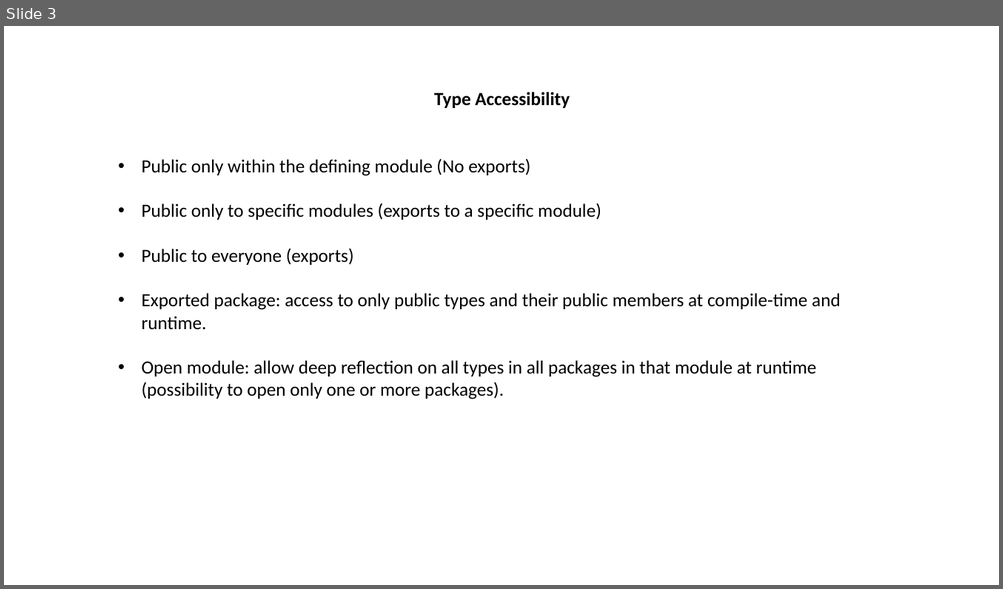
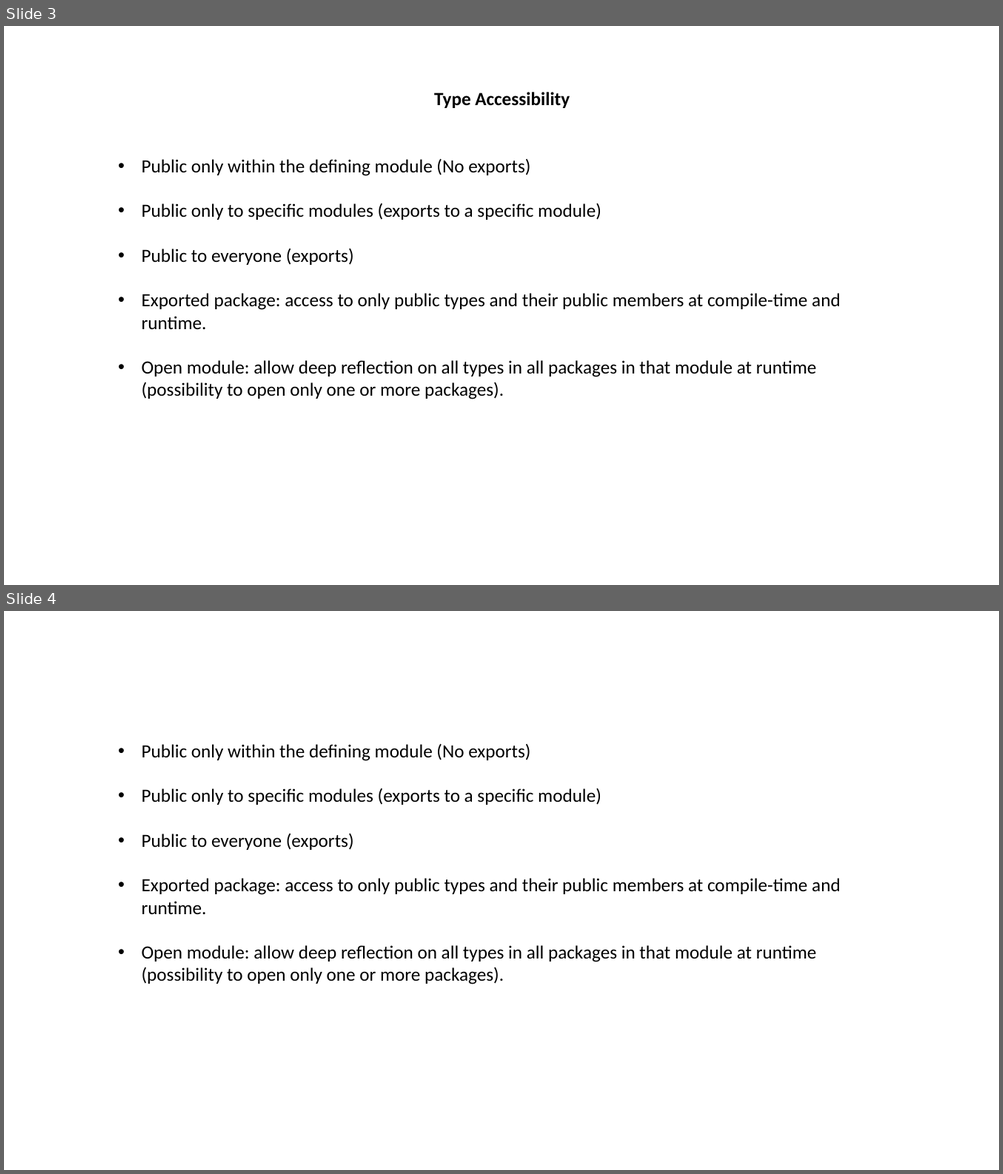
Before and after one commit to lzbair/all-java, a slide deck: java9.pptx. Shown one above the other, each under a label of ours: slide 3 before the commit, slides 3 and 4 after it. The pictures are 1003x589 and 1003x1174 pixels, drawn with LibreOffice and Linux fonts; fonts in the diff are those of the drawing. Boxes give left, top, right and bottom in pixels: in the first picture for what was removed or moved away, otherwise in the second. Text is boxed around its words. In the diff, an @@ line names an element or a change of style, - is before the commit and + after.

Commit message:
other modules, service provider

```diff
--- a/java9.pptx
+++ b/java9.pptx
@@ slide 4 added at (x1=4, y1=611, x2=999, y2=1170), background #FFFFFF @@
@@ text added at (x1=142, y1=743, x2=840, y2=985), 18 pt, text #000000 @@
+• Public only within the defining module (No exports)
+• Public only to specific modules (exports to a specific module)
+• Public to everyone (exports)
+• Exported package: access to only public types and their public members at compile-time and runtime.
+• Open module: allow deep reflection on all types in all packages in that module at runtime (possibility to open only one or more packages).
```
Also in this commit, not shown: 12 other files.
